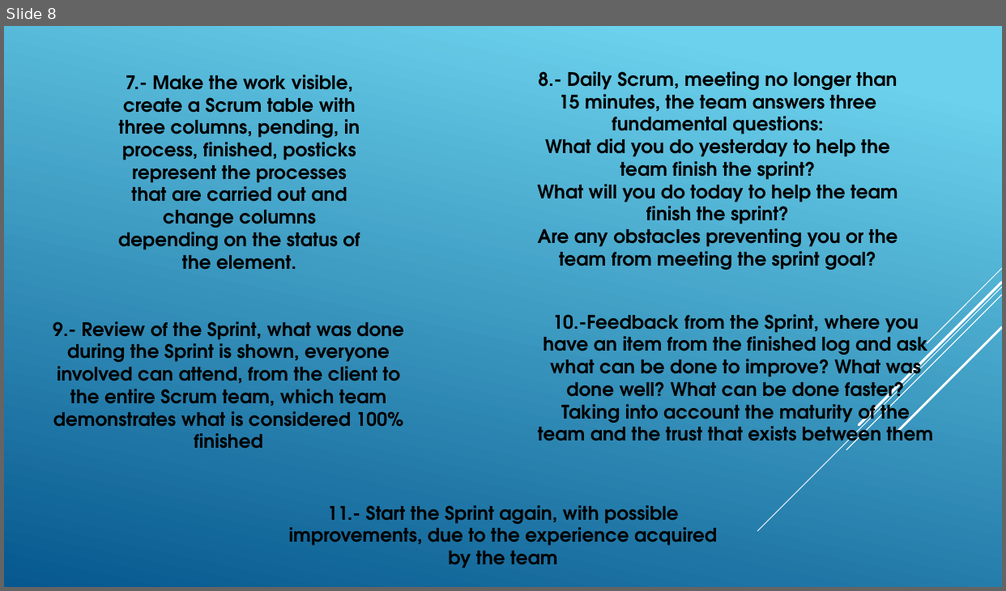
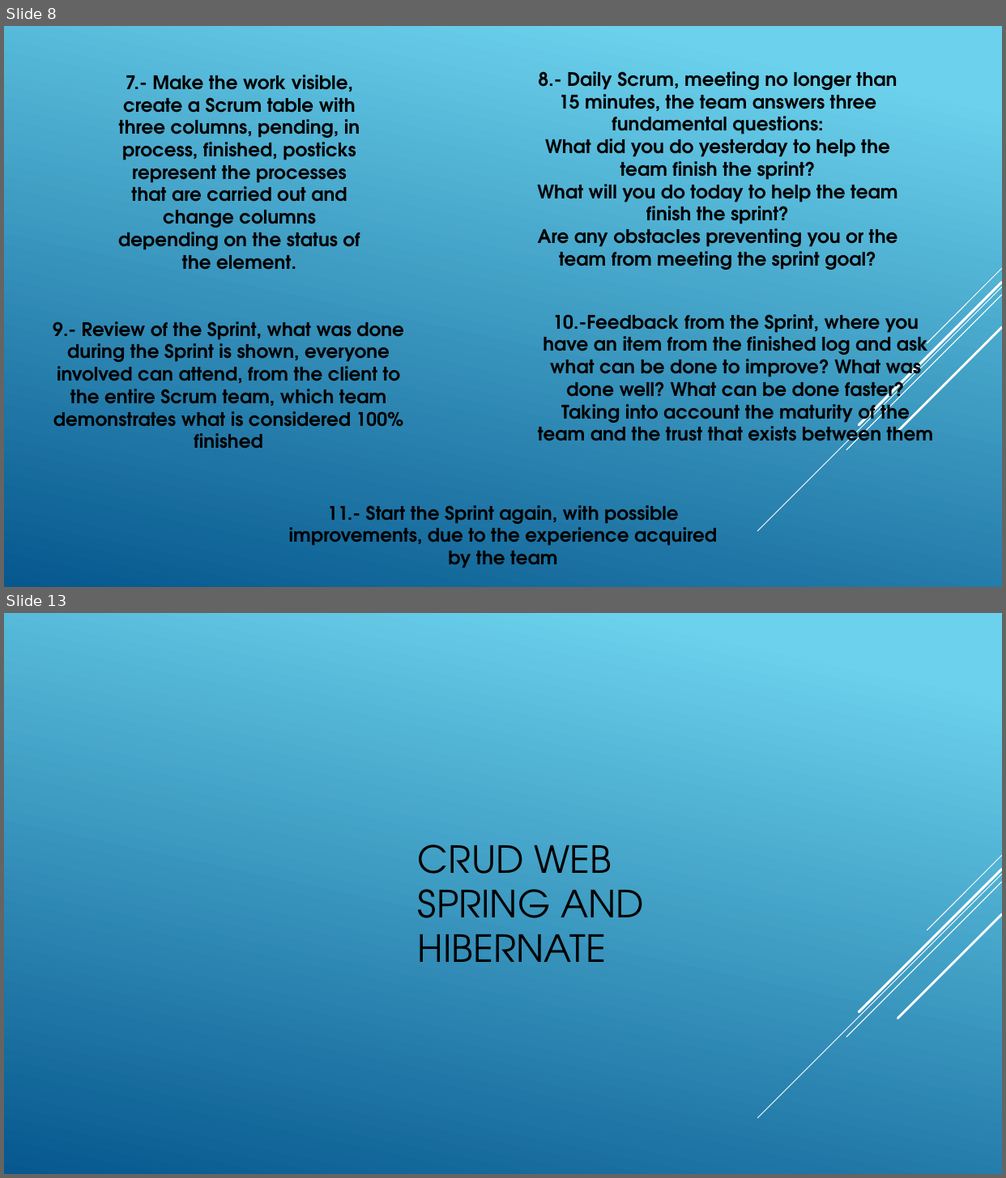
Before and after one commit to mota1299/XideralAcademiaJava, a slide deck: Exámenes/Semana03/Examen Semana03.pptx. Shown one above the other, each under a label of ours: slide 8 before the commit, slides 8 and 13 after it; the slides between them are not shown. The pictures are 1006x591 and 1006x1178 pixels, drawn with LibreOffice and Linux fonts; fonts in the diff are those of the drawing; background and template pictures are left out. Boxes give left, top, right and bottom in pixels: in the first picture for what was removed or moved away, otherwise in the second. Text is boxed around its words. In the diff, an @@ line names an element or a change of style, - is before the commit and + after.

Commit message:
Crud con Spring

```diff
--- a/Exámenes/Semana03/Examen Semana03.pptx
+++ b/Exámenes/Semana03/Examen Semana03.pptx
@@ slide 13 added at [4,613,1002,1174], background picture (left out); not listed: 5 template elements that a slide beside it also shows @@
@@ text added at [418,845,644,962], 36 pt, text #000000 @@
+CRUD WEB SPRING AND HIBERNATE
```
Also in this commit, not shown: 1 slide changed, 4 other slides added, 54 other files.
